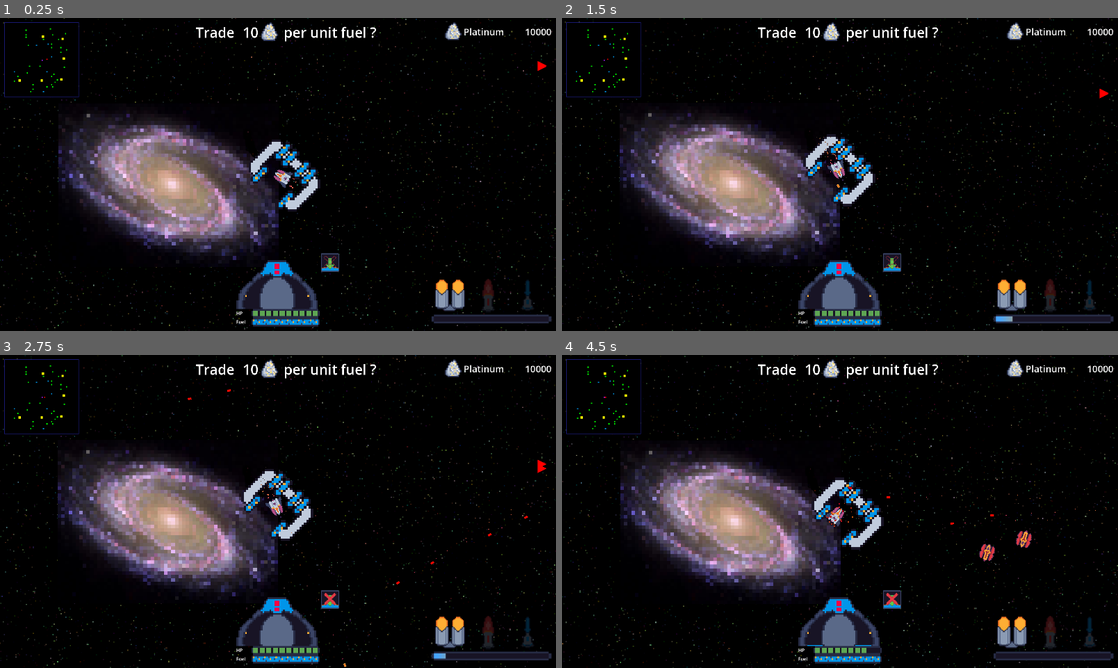
Above: before the commit, frames 1-4 (two rows, left to right).
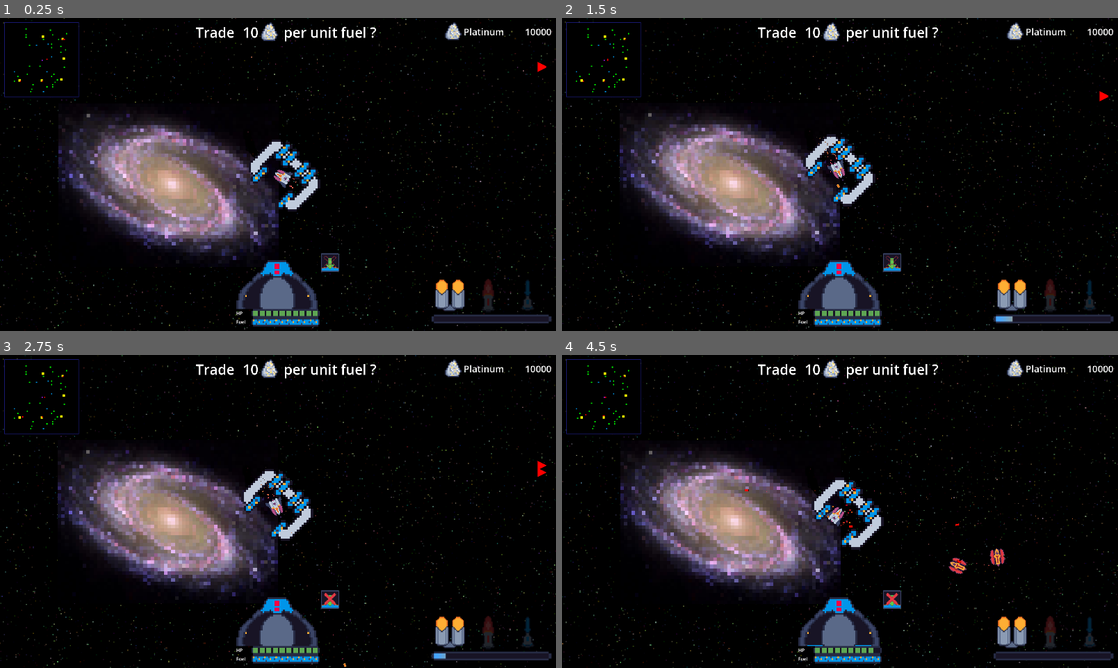
Above: after the commit, the same moments.

Repository: AdithaD/hyper-space-man-dx
Game: Godot game, scene res://main.tscn
Two runs of this game, one before a commit and one after it. Both use one fixed random seed, a clock stepped at 60 frames per second and the inputs below.
Inputs (mouse positions are in pixels of both pictures, inside the frame that each line leads up to):
- Up to frame 1 (0.25 s): no input
- Up to frame 2 (1.5 s): click (890, 290) at 0.5 s; click (890, 290) at 1.25 s
- Up to frame 3 (2.75 s): click (328, 627) at 2 s
- Up to frame 4 (4.5 s): tap Enter at 2.75 s; move the mouse to (962, 495) at 2.77 s; tap Space (mine) at 2.85, 3.8 s; move the mouse to (728, 527) at 3.52 s; right-click (728, 527) at 3.6 s; move the mouse to (895, 442) at 4.27 s; tap V (anti_gravity) at 4.35 s

The runs differ from the first frame. In frame 1, less than 0.1% of the frame differs, in the area x 3-99%, y 3-23%; in frame 2, less than 0.1%; in frame 3, 0.1%; in frame 4, 0.6%, in the area x 2-99%, y 3-96%.

Commit message:
added enemy spawning under solar systems

Diff:
--- /dev/null
+++ b/enemy/action_circle_around_star.gd
@@ -0,0 +1 @@
+extends ActionBehaviourTreeNode
--- a/enemy/action_explore.gd
+++ b/enemy/action_explore.gd
@@ -1,4 +1,9 @@
 extends "res://enemy/action_chase_player.gd"
+
+@export var max_distance_from_home: float = 2000
+
+func update(actor: Enemy, blackboard: BehaviourTreeBlackboard) -> BehaviourState:
+	return super(actor, blackboard)
 
 func _get_dir_to_target(actor: Enemy, _blackboard: BehaviourTreeBlackboard):
 	return actor.exploration_vector
--- a/enemy/enemy.gd
+++ b/enemy/enemy.gd
@@ -8,12 +8,16 @@
 @export var angular_velocity := 4 * PI
 @export var cannon_points: Array[Node2D] = []
 
-var exploration_vector: Vector2
-
 var target: Vector2
 var shot_count = 0
 
 var is_dead = false
+
+var group: EnemyGroup
+
+var exploration_vector: Vector2:
+	get:
+		return group.exploration_vector
 
 @onready var player = get_tree().get_first_node_in_group("player")
 @onready var behaviour_tree: BehaviourTree = $BehaviourTree
--- a/enemy/enemy.tscn
+++ b/enemy/enemy.tscn
@@ -183,7 +183,7 @@
 
 [node name="ConditionDistanceToPlayer" type="Node" parent="BehaviourTree/PriorityBehaviourTreeNode/CombatBehaviour"]
 script = ExtResource("12_2c7tb")
-distance_threshold = 3000.0
+distance_threshold = 1600.0
 
 [node name="FlockingBehaviour" parent="BehaviourTree/PriorityBehaviourTreeNode/CombatBehaviour" instance=ExtResource("13_e8t1m")]
 
--- a/enemy/enemy_group.gd
+++ b/enemy/enemy_group.gd
@@ -1,9 +1,23 @@
+class_name EnemyGroup
 extends Node2D
 
-var exploration_vector : Vector2
+@export var max_distance_from_home: float = 1600
+
+var home_solar_system: SolarSystem
+
+var exploration_vector: Vector2
 
 func _ready() -> void:
-	exploration_vector = Vector2.RIGHT.rotated(randf_range(-1, 1) * PI)
+	exploration_vector = Vector2.RIGHT.rotated(randf_range( - 1, 1) * PI)
 
 	for child in get_children():
+		child.group = self
 		child.exploration_vector = exploration_vector
+
+func _caculate_exploration_vector():
+	var children = get_children()
+	var com = children.reduce(func(sum, x): return sum + x.global_position, Vector2.ZERO) / children.size()
+
+	if com.distance_to(home_solar_system.global_position) > max_distance_from_home:
+		var dir = com.direction_to(home_solar_system.global_position)
+		exploration_vector = dir.rotated(randf_range( - PI / 4, PI / 4))
--- a/main.tscn
+++ b/main.tscn
@@ -83,6 +83,33 @@
 
 [sub_resource type="LabelSettings" id="LabelSettings_yikrg"]
 font_size = 96
+
+[sub_resource type="Animation" id="Animation_xccdn"]
+length = 0.001
+tracks/0/type = "value"
+tracks/0/imported = false
+tracks/0/enabled = true
+tracks/0/path = NodePath("CanvasLayer/GUI/GameOverScreen:visible")
+tracks/0/interp = 1
+tracks/0/loop_wrap = true
+tracks/0/keys = {
+"times": PackedFloat32Array(0),
+"transitions": PackedFloat32Array(1),
+"update": 1,
+"values": [false]
+}
+tracks/1/type = "value"
+tracks/1/imported = false
+tracks/1/enabled = true
+tracks/1/path = NodePath("CanvasLayer/GUI/GameOverScreen:modulate")
+tracks/1/interp = 1
+tracks/1/loop_wrap = true
+tracks/1/keys = {
+"times": PackedFloat32Array(0),
+"transitions": PackedFloat32Array(1),
+"update": 0,
+"values": [Color(1, 1, 1, 0)]
+}
 
 [sub_resource type="Animation" id="Animation_eqs4c"]
 resource_name = "game_over"
@@ -126,33 +153,6 @@
 "values": [Color(1, 1, 1, 0), Color(1, 1, 1, 1)]
 }
 
-[sub_resource type="Animation" id="Animation_xccdn"]
-length = 0.001
-tracks/0/type = "value"
-tracks/0/imported = false
-tracks/0/enabled = true
-tracks/0/path = NodePath("CanvasLayer/GUI/GameOverScreen:visible")
-tracks/0/interp = 1
-tracks/0/loop_wrap = true
-tracks/0/keys = {
-"times": PackedFloat32Array(0),
-"transitions": PackedFloat32Array(1),
-"update": 1,
-"values": [false]
-}
-tracks/1/type = "value"
-tracks/1/imported = false
-tracks/1/enabled = true
-tracks/1/path = NodePath("CanvasLayer/GUI/GameOverScreen:modulate")
-tracks/1/interp = 1
-tracks/1/loop_wrap = true
-tracks/1/keys = {
-"times": PackedFloat32Array(0),
-"transitions": PackedFloat32Array(1),
-"update": 0,
-"values": [Color(1, 1, 1, 0)]
-}
-
 [sub_resource type="AnimationLibrary" id="AnimationLibrary_wlqpe"]
 _data = {
 "RESET": SubResource("Animation_xccdn"),
--- a/world/solar_system/solar_object.gd
+++ b/world/solar_system/solar_object.gd
@@ -16,15 +16,13 @@
 var mine_time
 var mined_level
 
-var _amount_of_enemies
-
 var interact_area:
 	get:
 		return $PlayerInteractArea
 
 @onready var sprite: AnimatedSprite2D = $AnimatedSprite2D
 
-func init(frames: SpriteFrames, amount_of_enemies: int, p_solar_name: String, p_mineral_inventory: MineralInventory, new_scale: float=1):
+func init(frames: SpriteFrames, p_solar_name: String, p_mineral_inventory: MineralInventory, new_scale: float=1):
 	sprite.sprite_frames = frames
 	sprite.set_speed_scale(randf_range(min_animation_speed, max_animation_speed))
 
@@ -39,8 +37,6 @@
 
 	$PlayerInteractArea/CollisionShape2D.shape = shape
 
-	_amount_of_enemies = amount_of_enemies
-
 	solar_name = p_solar_name
 	mineral_inventory = p_mineral_inventory
 
@@ -50,9 +46,6 @@
 
 	var tween = get_tree().create_tween()
 	tween.interpolate_property(sprite, "modulate", start_colour, end_colour, 1.0, Tween.TRANS_LINEAR, Tween.EASE_IN)
-
-func set_amount_of_enemies(amount):
-	_amount_of_enemies = amount
 
 func get_minerals():
 	return mineral_inventory
--- a/world/solar_system/solar_system.gd
+++ b/world/solar_system/solar_system.gd
@@ -13,9 +13,6 @@
 @export var planet_minerals_mean: float
 @export var planet_minerals_randomness: float
 
-@export var planet_enemies_mean: float
-@export var planet_enemies_randomness: float
-
 @export_subgroup("Sun")
 @export var sun_scene: PackedScene
 @export var sun_sprites: Array[SpriteFrames]
@@ -27,8 +24,9 @@
 @export var sun_minerals_mean: float
 @export var sun_minerals_randomness: float
 
-@export var sun_enemies_mean: float
-@export var sun_enemies_randomness: float
+@export_subgroup("Enemies")
+@export var enemy_amount_curve: Curve
+@export var enemy_scene: PackedScene
 
 @export_subgroup("Fuel Station")
 @export var fuel_station_scene: PackedScene
@@ -72,6 +70,22 @@
 	for x in range(0, n):
 		spawn_planet(x)
 
+	var amount_of_enemies = enemy_amount_curve.sample(randf())
+	var group = EnemyGroup.new()
+	group.home_solar_system = self
+
+	$Enemies.add_child(group)
+
+	for i in range(amount_of_enemies):
+		spawn_enemy(group, Vector2(i * 64, 0))
+
+func spawn_enemy(group: EnemyGroup, local_position: Vector2):
+	var enemy: Enemy = enemy_scene.instantiate()
+	enemy.group = group
+
+	enemy.global_position = global_position + local_position
+	group.add_child(enemy)
+
 func spawn_space_station():
 	var spawn_pos = Vector2(randf_range( - 1 * spread, spread), randf_range( - 1 * spread, spread))
 	var spawn_grid_pos = (spawn_pos / ((planet_width) + (planet_width * planet_randomness))).floor()
@@ -99,11 +113,10 @@
 		var planet_scale = randf_range(planet_min_scale, planet_max_scale)
 		var sprite = planet_sprites[randi() %len(planet_sprites)]
 
-		var amount_of_enemies = int(get_random_from_mean(planet_enemies_mean, planet_enemies_randomness))
 		var mineral_weight = randf()
 		var minerals = PLANET_MINERAL_FACTORY.generate_mineral_inventory(mineral_weight)
 
-		planet.init(sprite, amount_of_enemies, sun_name, minerals, planet_scale)
+		planet.init(sprite, sun_name, minerals, planet_scale)
 		planet.sun_position = sun.position
 		planet.position = spawn_grid_pos * (planet_width + (planet_width * planet_randomness))
 		planet.position += Vector2(get_random(planet_width, planet_randomness), get_random(planet_width, planet_randomness))
@@ -115,10 +128,9 @@
 	add_child(sun)
 	var sun_scale = randf_range(sun_min_scale, sun_max_scale)
 	var sprite = sun_sprites[randi() %len(sun_sprites)]
-	var amount_of_enemies = int(get_random_from_mean(sun_enemies_mean, sun_enemies_randomness))
 	var mineral_weight = randf()
 	var minerals = SUN_MINERAL_FACTORY.generate_mineral_inventory(mineral_weight)
-	sun.init(sprite, amount_of_enemies, sun_name, minerals, sun_scale)
+	sun.init(sprite, sun_name, minerals, sun_scale)
 
 	sun.position = Vector2(0, 0)
 
--- a/world/solar_system/solar_system_scene.tscn
+++ b/world/solar_system/solar_system_scene.tscn
@@ -1,11 +1,17 @@
-[gd_scene load_steps=7 format=3 uid="uid://btum3xqjlqyh7"]
+[gd_scene load_steps=9 format=3 uid="uid://btum3xqjlqyh7"]
 
 [ext_resource type="Script" path="res://world/solar_system/solar_system.gd" id="1_srxdv"]
 [ext_resource type="SpriteFrames" uid="uid://drsm548k06lkv" path="res://world/solar_system/planets/sprites/planet00_frames.tres" id="2_b54y6"]
 [ext_resource type="SpriteFrames" uid="uid://bab5sbpbrbgx5" path="res://world/solar_system/sun/sprites/sun_frames.tres" id="2_lm18m"]
 [ext_resource type="PackedScene" uid="uid://brofvfdbhyl6j" path="res://world/solar_system/planet.tscn" id="4_gk7i6"]
 [ext_resource type="PackedScene" uid="uid://cogv3mc3fag88" path="res://world/solar_system/sun.tscn" id="5_nj5xh"]
+[ext_resource type="PackedScene" uid="uid://cupg2res6b0ac" path="res://enemy/enemy.tscn" id="6_elpo5"]
 [ext_resource type="PackedScene" uid="uid://bi7sudnr12ic4" path="res://world/space_station/space_station.tscn" id="6_ntkm8"]
+
+[sub_resource type="Curve" id="Curve_v5175"]
+max_value = 4.0
+_data = [Vector2(0, 0), 0.0, 3.64008, 0, 0, Vector2(1, 4), 12.7022, 0.0, 0, 0]
+point_count = 2
 
 [node name="SolarSystem" type="Node2D"]
 script = ExtResource("1_srxdv")
@@ -17,8 +23,6 @@
 planet_randomness = 0.1
 planet_minerals_mean = 100.0
 planet_minerals_randomness = 0.2
-planet_enemies_mean = 3.0
-planet_enemies_randomness = 0.5
 sun_scene = ExtResource("5_nj5xh")
 sun_sprites = Array[SpriteFrames]([ExtResource("2_lm18m")])
 sun_width = 2048
@@ -26,6 +30,8 @@
 sun_max_scale = 5.0
 sun_minerals_mean = 750.0
 sun_minerals_randomness = 0.3
-sun_enemies_mean = 5.0
-sun_enemies_randomness = 0.4
+enemy_amount_curve = SubResource("Curve_v5175")
+enemy_scene = ExtResource("6_elpo5")
 fuel_station_scene = ExtResource("6_ntkm8")
+
+[node name="Enemies" type="Node2D" parent="."]
